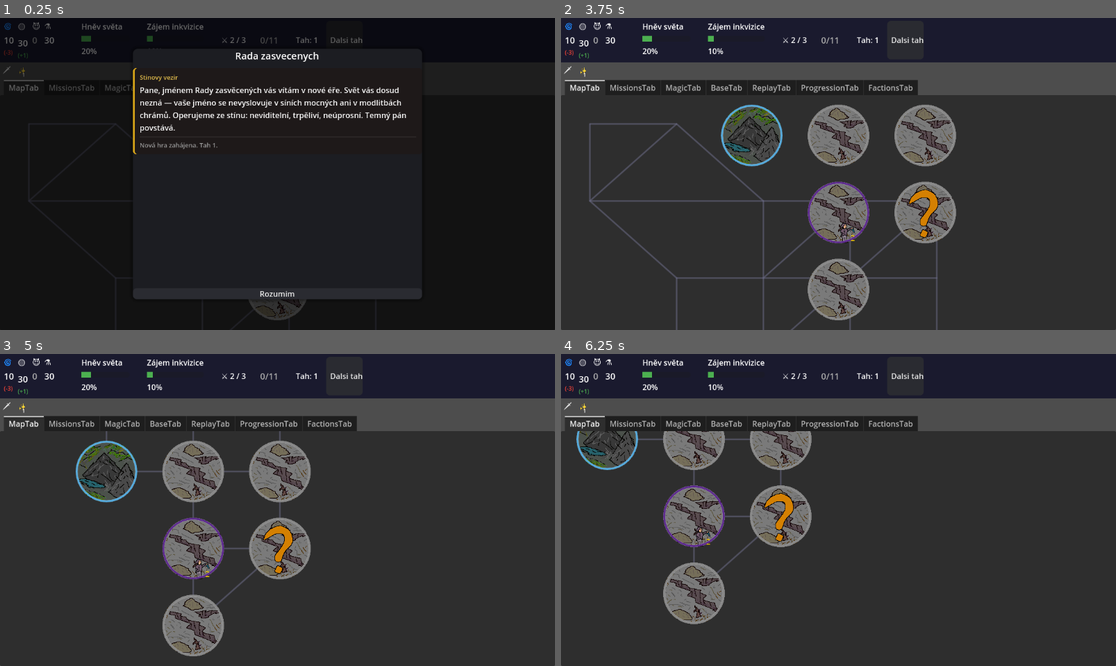
Above: before the commit, frames 1-4 (two rows, left to right).
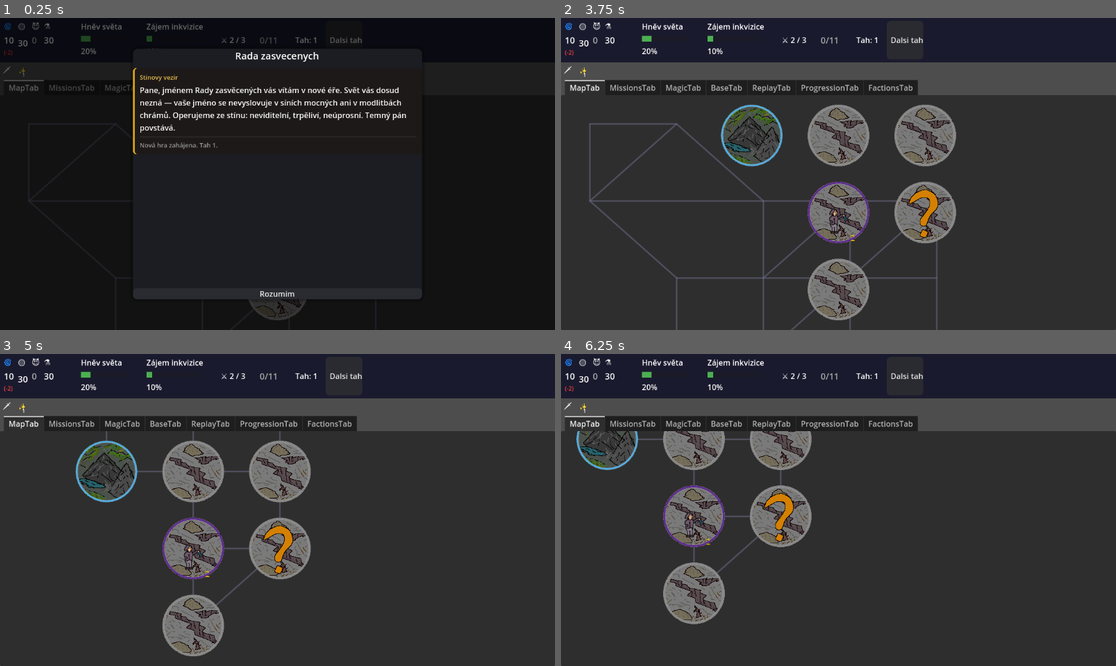
Above: after the commit, the same moments.

Repository: HannibalCZ/dark-lord
Game: Godot game, scene res://scenes/Main.tscn
Same seed, same stepped clock (60 frames per second), same inputs: the game is played once before the commit and once after it.
Inputs (mouse positions are in pixels of both pictures, inside the frame that each line leads up to):
- Up to frame 1 (0.25 s): no input
- Up to frame 2 (3.75 s): click "Dalsi tah" at 0.5 s; click "🗡" at 1.25 s; click "✨" at 2 s; click (749, 58) at 2.77 s; click "Rozumim" at 3.5 s
- Up to frame 3 (5 s): tap Enter at 4.25 s; move the mouse to (399, 494) at 4.27 s; hold D from 4.28 s (still down)
- Up to frame 4 (6.25 s): move the mouse to (727, 525) at 5.02 s; release D at 5.03 s; hold S 5.03-5.78 s; move the mouse to (894, 441) at 5.77 s; hold D from 5.78 s (still down)

The runs differ from the first frame. In frame 1, 0.3% of the frame differs, in the area x 1-66%, y 1-13%; in frame 2, 0.7%; in frame 3, 0.7%; in frame 4, 0.7%, in the area x 1-66%, y 1-62%.

Commit message:
feat(v0.06): homunculus → agent, vampire resilient, heal 100%, wounded malus přesun
Přejmenování homunculus na agent (gold cost), vampire resilient: true,
heal base_chance 1.0, wounded mission penalty přesunut do
_compute_mission_success (oproti _resolve_single_mission).
RegionTile: PlayerIcon/EnemyIcon layout fix (expand_mode, anchor).

Co-Authored-By: Claude Sonnet 4.6 <noreply@anthropic.com>

Diff:
--- a/data/scenarios/mvp_scenario.json
+++ b/data/scenarios/mvp_scenario.json
@@ -28,7 +28,7 @@
   ],
   "units": [
 	{ "id": 0,   "unit_key": "vampire",      "region_id": 16, "faction_id": "player",  "state": "healthy" },
-	{ "id": 1,   "unit_key": "homunculus",   "region_id": 16, "faction_id": "player",  "state": "healthy" },
+	{ "id": 1,   "unit_key": "agent",   "region_id": 16, "faction_id": "player",  "state": "healthy" },
 
 	{ "id": 100, "unit_key": "paladin_army", "region_id": 7,  "faction_id": "paladin", "state": "healthy" },
 	{ "id": 101, "unit_key": "inquisitor",   "region_id": 5,  "faction_id": "elf",     "state": "healthy" }
--- a/managers/MissionManager.gd
+++ b/managers/MissionManager.gd
@@ -141,6 +141,10 @@
 	if player_faction != null and unit.faction_id == Balance.PLAYER_FACTION:
 		region_delta += player_faction.modifiers.get("mission_success", 0.0)
 
+	# 3b) odecist malus za zranenou jednotku
+	if unit.is_wounded:
+		unit_delta -= Balance.WOUNDED_MISSION_PENALTY
+
 	# 4) spočítat výslednou šanci
 	var total_chance: float = base + region_delta + unit_delta
 	total_chance = clamp(total_chance, Balance.MISSION_CHANCE_MIN, Balance.MISSION_CHANCE_MAX)
@@ -185,8 +189,6 @@
 
 	# 1) Získej šanci
 	var success_chance: float = get_mission_success_chance(key, unit, region)
-	if unit.is_wounded:
-		success_chance -= Balance.WOUNDED_MISSION_PENALTY
 
 	# 2) Roll
 	var roll := game_state.rng.randf()
--- a/scenes/ui/RegionTile.tscn
+++ b/scenes/ui/RegionTile.tscn
@@ -63,11 +63,16 @@
 texture = ExtResource("2_otno6")
 
 [node name="PlayerIcon" type="TextureRect" parent="Overlay"]
+custom_minimum_size = Vector2(60, 60)
 layout_mode = 1
-anchors_preset = 2
-anchor_top = 1.0
+anchors_preset = 15
+anchor_right = 1.0
 anchor_bottom = 1.0
-grow_vertical = 0
+offset_top = -80.0
+offset_bottom = -80.0
+grow_horizontal = 2
+grow_vertical = 2
+expand_mode = 4
 
 [node name="PlayerCount" type="Label" parent="Overlay"]
 modulate = Color(0.94902, 0.796078, 0, 1)
@@ -82,16 +87,16 @@
 vertical_alignment = 2
 
 [node name="EnemyIcon" type="TextureRect" parent="Overlay"]
+custom_minimum_size = Vector2(60, 60)
 layout_mode = 1
-anchors_preset = 3
-anchor_left = 1.0
-anchor_top = 1.0
+anchors_preset = 15
 anchor_right = 1.0
 anchor_bottom = 1.0
-offset_left = -40.0
-offset_top = -40.0
-grow_horizontal = 0
-grow_vertical = 0
+offset_top = -80.0
+offset_bottom = -80.0
+grow_horizontal = 2
+grow_vertical = 2
+expand_mode = 5
 
 [node name="EnemyCount" type="Label" parent="Overlay"]
 layout_mode = 1
--- a/scripts/Balance.gd
+++ b/scripts/Balance.gd
@@ -301,7 +301,7 @@
 		"id":           "heal",
 		"display_name": "Léčení",
 		"description":  "Jednotka se zotaví ze zranění a vrátí se do plné bojové pohotovosti.",
-		"base_chance":  0.90,
+		"base_chance":  1,
 		"requirements": {},
 		"cost": { "ap": 1, "mana": 0, "gold": 0 },
 		"success": { "heal_unit": true },
@@ -473,19 +473,19 @@
 		"upkeep_cost": { "mana": 2 },
 		"moves": 2,
 		"can_do": ["corrupt","sabotage","explore","manipulate","inspect","dismantle","eliminate","heal"],
-		"resilient": false,
+		"resilient": true,
 		"icon": "res://art/units/vampire.png",
 	},
-	"homunculus": {
-		"display_name": "Homunkulus",
+	"agent": {
+		"display_name": "Agent",
 		"type": "agent",
 		"power": 1,
-		"recruit_cost": { "mana": 10 },
-		"upkeep_cost": { "mana": 1 },
+		"recruit_cost": { "gold": 10 },
+		"upkeep_cost": { "gold": 1 },
 		"moves": 2,
-		"can_do": ["corrupt","sabotage","explore","heal"],
+		"can_do": ["corrupt","sabotage","explore"],
 		"resilient": false,
-		"icon": "res://art/units/homunculus.png",
+		"icon": "res://art/units/agent.png",
 	},
 	"paladin_army": {
 		"display_name": "Paladinská armáda",
--- a/scripts/ui/BaseTab.gd
+++ b/scripts/ui/BaseTab.gd
@@ -67,12 +67,12 @@
 	container.add_child(vampire_btn)
 
 	# Tlačítko – Homunkulus
-	var hom_cost: int = Balance.UNIT.get("homunculus", {}).get("recruit_cost", {}).get("mana", 0)
+	var hom_cost: int = Balance.UNIT.get("homunculus", {}).get("recruit_cost", {}).get("gold", 0)
 	var homunculus_btn := Button.new()
-	homunculus_btn.text = "Verbuj Homuncula (mana: %d)" % hom_cost
-	var can_afford_hom: bool = fac.get_resource("mana") >= hom_cost
+	homunculus_btn.text = "Verbuj Agenta (gold: %d)" % hom_cost
+	var can_afford_hom: bool = fac.get_resource("gold") >= hom_cost
 	homunculus_btn.disabled = at_limit or not can_afford_hom
 	if homunculus_btn.disabled:
 		homunculus_btn.tooltip_text = "Dosazen limit jednotek." if at_limit else "Nedostatek many (potreba: %d)." % hom_cost
-	homunculus_btn.pressed.connect(func(): GameState.exec(GameState.unit_manager.recruit_unit(Balance.PLAYER_FACTION, "homunculus", spawn_region)))
+	homunculus_btn.pressed.connect(func(): GameState.exec(GameState.unit_manager.recruit_unit(Balance.PLAYER_FACTION, "agent", spawn_region)))
 	container.add_child(homunculus_btn)
Not shown: 2 places in scenes/Main.tscn that only renumber resources
